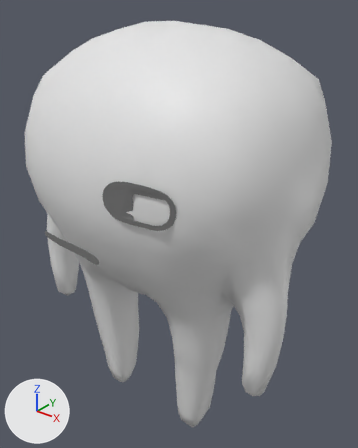
Before and after pictures for a commit that changed the Blender file Blender/draft.blend.
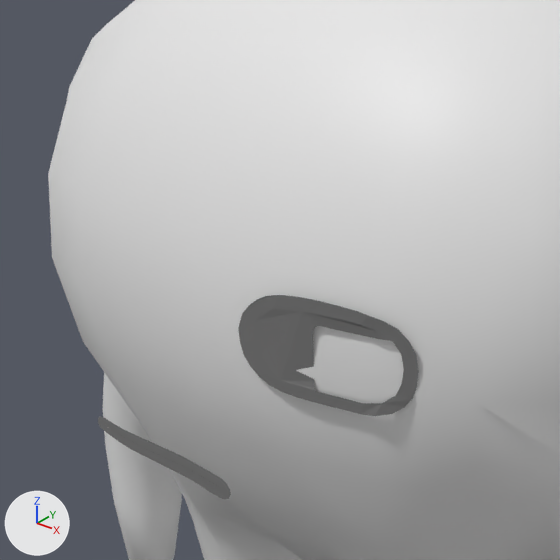
Old and new are each drawn whole from a 50 mm camera at (3.21, -3.53, 4.8) aimed at (0.09, 0.38, 2.38) and again close up on the part from 1% to 65% of the width and 14% to 65% of the height. The lights are fixed; the arrows at lower left show +X, +Y and +Z.

The first close-up shows 'Cube', 'EyeFrame', 'MouthFrame'.
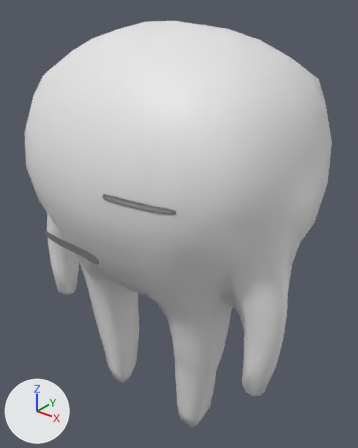
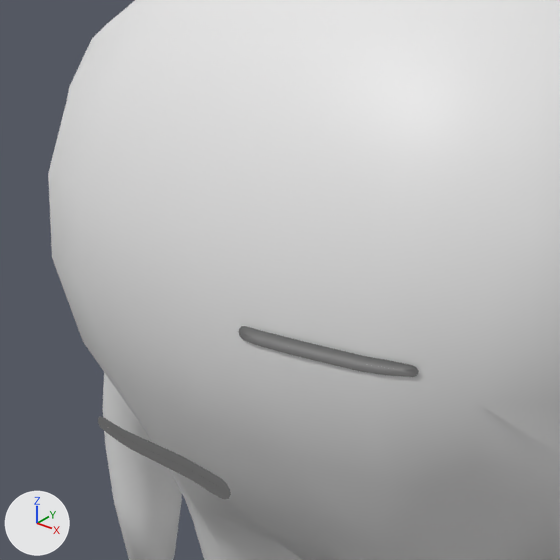
The newer file adds a shape key; the second version is drawn at full value of the shape key 'Blink' of 'EyeFrame', and the change is written as the vertex moves it makes.

Location of each change, (x1, y1, x2, y2) in pixels of the close-ups (560 x 560 px):
'EyeFrame', reshaped (57% shorter): before (238, 295, 419, 416); after (239, 326, 419, 377)

The change, as a list of edits to the scene's bpy script:
```text
Change me_plane:
    used by ob_eyeframe; location = (0.61, -0.824, 3.162); rotation_euler = (1.571, 0.0, 0.0), in degrees (90, 0, 0)
    remove me_plane.from_pydata(...)  # 56 vertices, 29 faces; spans x -0.362..0.337, y -0.194..0.187, z -0.092..0.046
    add me_plane.from_pydata(...)  # 56 vertices, 29 faces; spans x -0.362..0.337, y -0.034..0.028, z -0.092..0.046
    me_plane part 1: 56 of 56 vertices moved; they spanned x -0.362..0.337, y -0.194..0.187, z -0.092..0.046 and now span x -0.362..0.337, y -0.034..0.028, z -0.092..0.046; mean shift (-0.003, -0.004, -0.001); largest move (-0.028, -0.194, 0.004) -> (-0.028, -0.034, 0.004)
```
